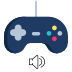
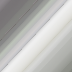
Before/after of a 72x72 layered artwork. What changed in the layer stack:
added layer "Pasted Layer" above "gamepad.png" over [0, 0, 72, 72]
